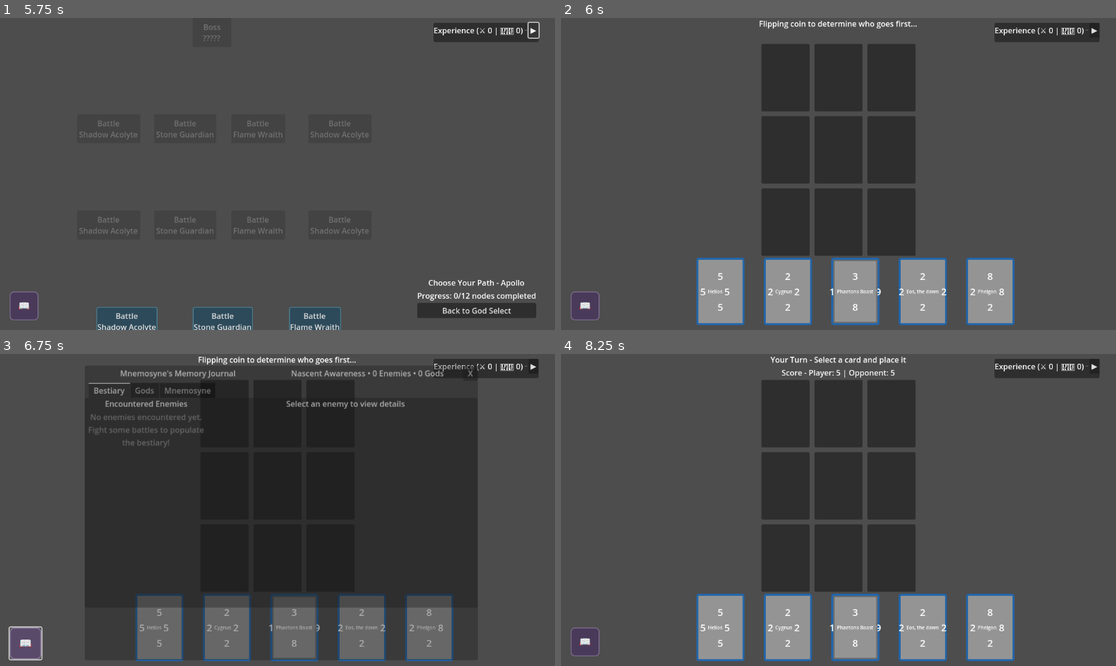
Above: before the commit, frames 1-4 (two rows, left to right).
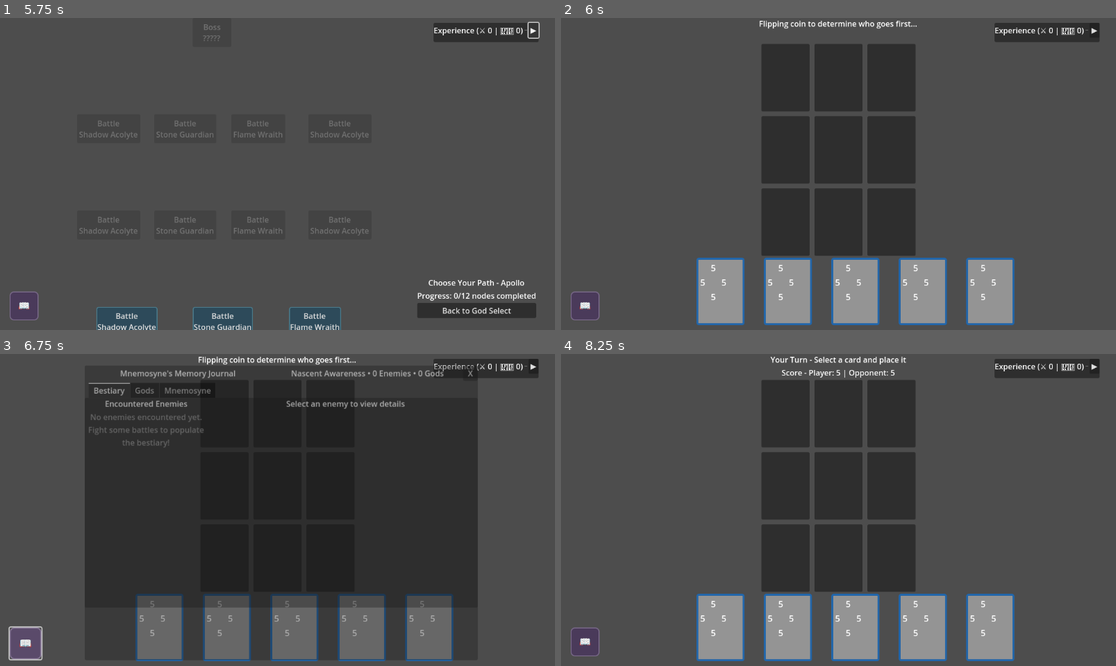
Above: after the commit, the same moments.

Repository: leslieharding/Mnemosyne
Game: Godot game, scene res://Scenes/MainMenu.tscn
Two runs of this game, one before a commit and one after it. Both use one fixed random seed, a clock stepped at 60 frames per second and the inputs below.
Inputs:
- Up to frame 1 (5.75 s): click "New Game" at 0.5 s; click "New Game" at 1.25 s; click "Apollo" at 2 s; click "The Sun" at 2.75 s; click "Start Game" at 3.5 s; click "▶" at 4.25 s; click "▼" at 5 s
- Up to frame 2 (6 s): click "Battle Shadow Acolyte" at 5.75 s
- Up to frame 3 (6.75 s): click "📖" at 6.5 s
- Up to frame 4 (8.25 s): click "▶" at 7.25 s; click "X" at 8 s

Frame 1 is identical in both runs. In frame 2, 0.7% of the frame differs, in the area x 25-80%, y 77-98%; in frame 3, 0.4%; in frame 4, 0.7%.
Error after the commit: Invalid assignment of property or key 'text' with value of type 'String' on a base object of type 'null instance'. (res://Scripts/card_display.gd:58)

Commit message:
trying to move power values

Diff:
--- a/Scenes/CardDisplay.tscn
+++ b/Scenes/CardDisplay.tscn
@@ -35,37 +35,57 @@
 theme_override_constants/margin_right = 8
 theme_override_constants/margin_bottom = 8
 
-[node name="VBoxContainer" type="VBoxContainer" parent="Panel/MarginContainer"]
+[node name="PowerDisplayContainer" type="VBoxContainer" parent="Panel/MarginContainer"]
+custom_minimum_size = Vector2(50, 50)
 layout_mode = 2
-size_flags_vertical = 4
+size_flags_horizontal = 0
+size_flags_vertical = 0
 
-[node name="North" type="Label" parent="Panel/MarginContainer/VBoxContainer"]
+[node name="GridContainer" type="GridContainer" parent="Panel/MarginContainer/PowerDisplayContainer"]
+custom_minimum_size = Vector2(60, 60)
 layout_mode = 2
-size_flags_horizontal = 4
-theme_override_font_sizes/font_size = 20
-text = "7"
+columns = 3
 
-[node name="HBoxContainer" type="HBoxContainer" parent="Panel/MarginContainer/VBoxContainer"]
+[node name="Label" type="Label" parent="Panel/MarginContainer/PowerDisplayContainer/GridContainer"]
+custom_minimum_size = Vector2(14, 14)
 layout_mode = 2
 
-[node name="West" type="Label" parent="Panel/MarginContainer/VBoxContainer/HBoxContainer"]
+[node name="NorthPower" type="Label" parent="Panel/MarginContainer/PowerDisplayContainer/GridContainer"]
+custom_minimum_size = Vector2(18, 18)
 layout_mode = 2
-size_flags_horizontal = 4
-theme_override_font_sizes/font_size = 20
+theme_override_font_sizes/font_size = 18
 text = "5"
 
-[node name="Name" type="Label" parent="Panel/MarginContainer/VBoxContainer/HBoxContainer"]
+[node name="Label2" type="Label" parent="Panel/MarginContainer/PowerDisplayContainer/GridContainer"]
+custom_minimum_size = Vector2(14, 14)
 layout_mode = 2
-theme_override_font_sizes/font_size = 10
-text = "card label"
 
-[node name="East" type="Label" parent="Panel/MarginContainer/VBoxContainer/HBoxContainer"]
+[node name="WestPower" type="Label" parent="Panel/MarginContainer/PowerDisplayContainer/GridContainer"]
+custom_minimum_size = Vector2(18, 18)
 layout_mode = 2
-theme_override_font_sizes/font_size = 20
+theme_override_font_sizes/font_size = 18
 text = "5"
 
-[node name="South" type="Label" parent="Panel/MarginContainer/VBoxContainer"]
+[node name="Label3" type="Label" parent="Panel/MarginContainer/PowerDisplayContainer/GridContainer"]
+custom_minimum_size = Vector2(10, 10)
 layout_mode = 2
-size_flags_horizontal = 4
-theme_override_font_sizes/font_size = 20
-text = "7"
+
+[node name="EastPower" type="Label" parent="Panel/MarginContainer/PowerDisplayContainer/GridContainer"]
+custom_minimum_size = Vector2(18, 18)
+layout_mode = 2
+theme_override_font_sizes/font_size = 18
+text = "5"
+
+[node name="Label4" type="Label" parent="Panel/MarginContainer/PowerDisplayContainer/GridContainer"]
+custom_minimum_size = Vector2(14, 14)
+layout_mode = 2
+
+[node name="SouthPower" type="Label" parent="Panel/MarginContainer/PowerDisplayContainer/GridContainer"]
+custom_minimum_size = Vector2(18, 18)
+layout_mode = 2
+theme_override_font_sizes/font_size = 18
+text = "5"
+
+[node name="Label5" type="Label" parent="Panel/MarginContainer/PowerDisplayContainer/GridContainer"]
+custom_minimum_size = Vector2(14, 14)
+layout_mode = 2
--- a/Scripts/card_display.gd
+++ b/Scripts/card_display.gd
@@ -5,10 +5,10 @@
 # References to child nodes
 @onready var panel = $Panel
 @onready var card_name_label = $Panel/MarginContainer/VBoxContainer/HBoxContainer/Name
-@onready var north_value = $Panel/MarginContainer/VBoxContainer/North
-@onready var east_value = $Panel/MarginContainer/VBoxContainer/HBoxContainer/East
-@onready var south_value = $Panel/MarginContainer/VBoxContainer/South
-@onready var west_value = $Panel/MarginContainer/VBoxContainer/HBoxContainer/West
+@onready var north_value = $Panel/MarginContainer/PowerDisplayContainer/GridContainer/NorthPower
+@onready var east_value = $Panel/MarginContainer/PowerDisplayContainer/GridContainer/EastPower
+@onready var south_value = $Panel/MarginContainer/PowerDisplayContainer/GridContainer/SouthPower
+@onready var west_value = $Panel/MarginContainer/PowerDisplayContainer/GridContainer/WestPower
 
 signal card_hovered(card_data: CardResource)
 signal card_unhovered()
